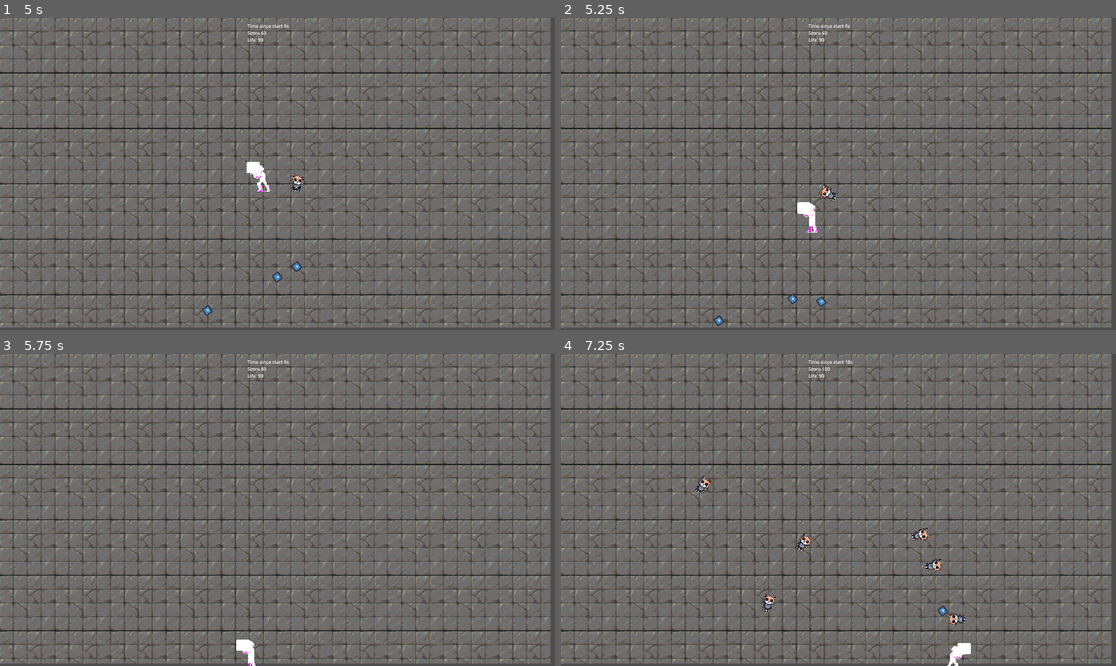
Above: before the commit, frames 1-4 (two rows, left to right).
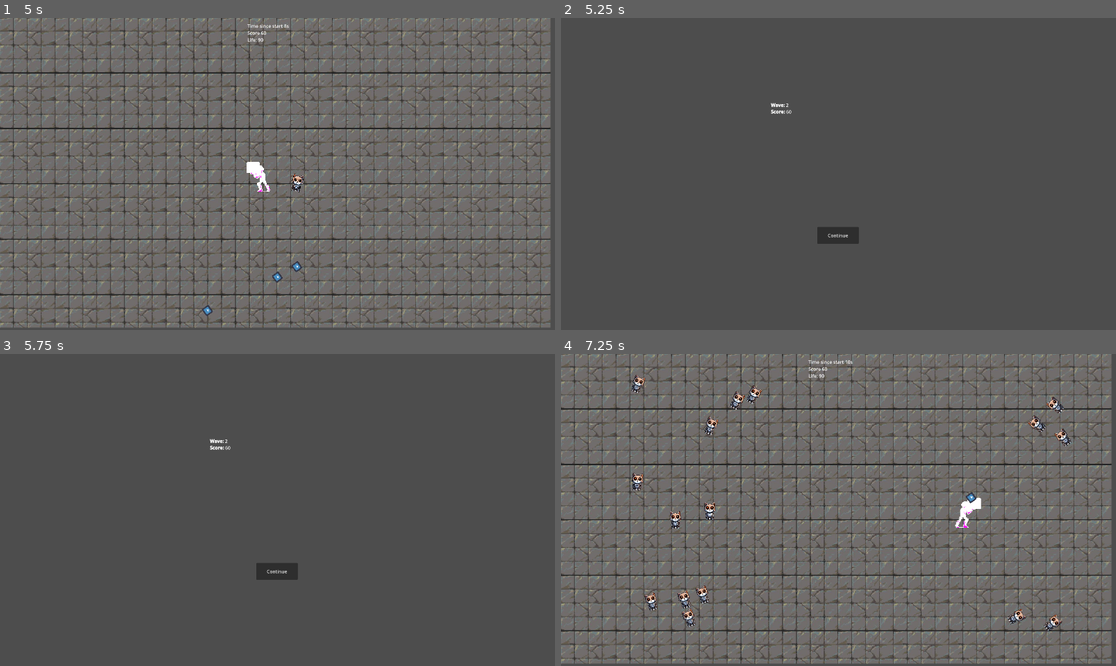
Above: after the commit, the same moments.

Repository: elVariable/gamejam
Game: Godot game, scene res://scenes/levels/main.tscn
Two runs of this game, one before a commit and one after it. Both use one fixed random seed, a clock stepped at 60 frames per second and the inputs below. The engine's default icon, where the game draws it, is replaced by a stand-in: a white triangle on a blue panel in a dark square.
Inputs (mouse positions are in pixels of both pictures, inside the frame that each line leads up to):
- Up to frame 1 (5 s): hold D (Right) 0.53-1.28 s; tap one key every 0.75 s from 0.6 s: U (Fire0) I (Fire1) O (Fire2) P (Fire3) U (Fire0) I (Fire1); hold S (Down) 1.28-2.03 s; hold D (Right) 2.03-2.78 s; hold W (Up) 2.78-3.53 s; hold A (Left) from 3.53 s (still down)
- Up to frame 2 (5.25 s): release A (Left) at 5.03 s; hold S (Down) from 5.03 s (still down); tap O (Fire2) at 5.1 s
- Up to frame 3 (5.75 s): keep holding S (Down)
- Up to frame 4 (7.25 s): release S (Down) at 5.75 s; click (838, 572) at 5.75 s, where only the run after the commit has a clickable "Continue"; hold D (Right) from 6.53 s (still down); tap P (Fire3) at 6.6 s

Frame 1 is identical in both runs. In frame 2, 81% of the frame differs, in the area x 0-100%, y 0-100%; in frame 3, 81%; in frame 4, 2.3%.

Commit message:
progress on intermediate window

Diff:
--- a/scenes/levels/intermediate.tscn
+++ b/scenes/levels/intermediate.tscn
@@ -7,11 +7,43 @@
 visible = false
 script = ExtResource("1_pmi4j")
 
-[node name="Continue" type="Button" parent="."]
-offset_left = 298.0
-offset_top = 117.0
-offset_right = 397.0
-offset_bottom = 176.0
+[node name="Control" type="Control" parent="."]
+layout_mode = 3
+anchors_preset = 0
+offset_right = 1914.0
+offset_bottom = 1083.0
+
+[node name="Continue" type="Button" parent="Control"]
+layout_mode = 1
+anchors_preset = 13
+anchor_left = 0.5
+anchor_right = 0.5
+anchor_bottom = 1.0
+offset_left = -70.0
+offset_top = 723.0
+offset_right = 73.0
+offset_bottom = -301.0
+grow_horizontal = 2
+grow_vertical = 2
+size_flags_horizontal = 4
+size_flags_vertical = 4
 text = "Continue"
+icon_alignment = 1
 
-[connection signal="pressed" from="Continue" to="." method="_on_continue_pressed"]
+[node name="Text" type="RichTextLabel" parent="Control"]
+unique_name_in_owner = true
+layout_mode = 1
+anchors_preset = 8
+anchor_left = 0.5
+anchor_top = 0.5
+anchor_right = 0.5
+anchor_bottom = 0.5
+offset_left = -231.0
+offset_top = -251.5
+offset_right = 231.0
+offset_bottom = 154.5
+grow_horizontal = 2
+grow_vertical = 2
+bbcode_enabled = true
+
+[connection signal="pressed" from="Control/Continue" to="." method="_on_continue_pressed"]
--- a/scripts/game_manager.gd
+++ b/scripts/game_manager.gd
@@ -5,6 +5,7 @@
 var score : int = 0
 var death_counter : int = 0
 var is_game_over : bool = false
+var wave : int = 1
 
 func _process(delta):
     check_exit()
@@ -19,7 +20,9 @@
 
 func add_death():
     death_counter += 1
-    print(death_counter)
+
+func add_wave():
+    wave += 1
 
 ## Loads next level
 #func load_next_level(next_scene : PackedScene):
--- a/scripts/intermediate.gd
+++ b/scripts/intermediate.gd
@@ -1,5 +1,6 @@
 extends Node2D
 
+var text_updated : bool = false
 
 # Called when the node enters the scene tree for the first time.
 func _ready():
@@ -11,7 +12,14 @@
     if Input.is_action_just_pressed("Exit"):
         get_tree().quit()
 
+    if not text_updated:
+        $Control/Text.clear()
+        $Control/Text.append_text("[b]Wave:[/b] " + str(GameManager.wave) + "\n")
+        $Control/Text.append_text("[b]Score:[/b] " + str(GameManager.score) + "\n")
+        text_updated = true
+
 func _on_continue_pressed():
     hide()
     get_node("/root/level").show()
     get_tree().paused = false
+    text_updated = false
--- a/scripts/main.gd
+++ b/scripts/main.gd
@@ -10,7 +10,7 @@
 var last_enemy_dificulty_increase_timer = 0
 var next_enemy_dificulty_increase = 5
 
-var wave_duration = 10 # seconds
+var wave_duration = 5 # seconds
 var current_wave_duration = 0
 
 var intermediate_scene = load("res://scenes/levels/intermediate.tscn")
@@ -62,9 +62,14 @@
 
 func end_wave():
     get_tree().paused = true
+
+    GameManager.add_wave()
+
+    # Show intermediate window
     get_node("/root/Intermediate").show()
     hide()
 
+    # Prepare for next wave
     current_start_difficulty += 1
     current_wave_duration = 0
     current_difficulty = 3 * current_start_difficulty
